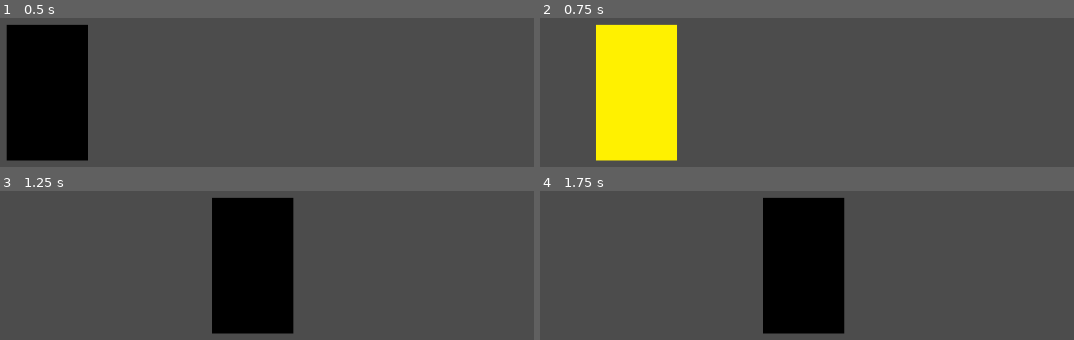
Above: before the commit, frames 1-4 (two rows, left to right).
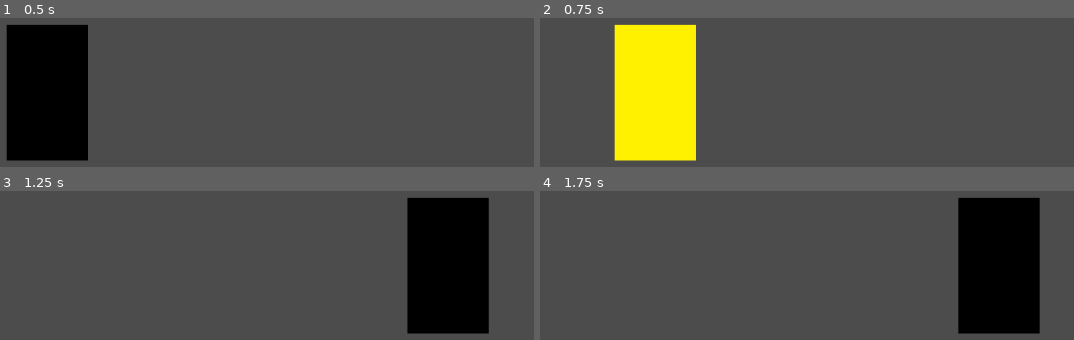
Above: after the commit, the same moments.

Repository: stany033/nature
Game: Godot game, scene res://scenes/MainGame.tscn
Two runs of this game, one before a commit and one after it. Both use one fixed random seed, a clock stepped at 60 frames per second and the inputs below.
Inputs (mouse positions are in pixels of both pictures, inside the frame that each line leads up to):
- Up to frame 1 (0.5 s): no input
- Up to frame 2 (0.75 s): tap Enter at 0.5 s; move the mouse to (849, 38) at 0.52 s; hold Right from 0.53 s (still down); tap Space (dash) at 0.6 s; click (849, 38) at 0.67 s
- Up to frame 3 (1.25 s): keep holding Right
- Up to frame 4 (1.75 s): release Right at 1.25 s; drag from (outside the picture) to (outside the picture) at 1.27 s

Frame 1 is identical in both runs. In frame 2, 6.5% of the frame differs, in the area x 10-30%, y 4-96%; in frame 3, 28%, in the area x 39-92%, y 4-96%; in frame 4, 28%.

Commit message:
Dash funcional!

Diff:
--- a/scenes/characters/Character.tscn
+++ b/scenes/characters/Character.tscn
@@ -9,6 +9,7 @@
 
 var MAX_SPEED = 400
 var ACCELERATION = 4000
+var DASH_ACCELERATION_MULT = 2.5
 var motion = Vector2.ZERO
 
 var stateMachine
@@ -54,14 +55,17 @@
 
 func apply_movement(acceleration):
 	motion += acceleration
-	motion = motion.clamped(MAX_SPEED)
+	if dashEnabled:
+		motion = motion.clamped(MAX_SPEED * DASH_ACCELERATION_MULT)
+	else:
+		motion = motion.clamped(MAX_SPEED)
 
 #
 # DASH & PARRY
 #
 
 func check_for_dash():
-	if Input.is_action_just_pressed(\"dash\"):
+	if Input.is_action_just_pressed(\"dash\") && !dashEnabled:
 		stateMachine.travel(\"dash\")
 		dashEnabled = true
 		parryEnabled = true
@@ -71,11 +75,12 @@
 
 func disableDash():
 	dashEnabled = false
+	stateMachine.travel(\"idle\")
 "
 
 [sub_resource type="CapsuleShape2D" id=1]
-radius = 24.0
-height = 56.0
+radius = 37.9997
+height = 118.001
 
 [sub_resource type="AnimationNodeAnimation" id=8]
 animation = "dash"
@@ -169,7 +174,7 @@
 texture = ExtResource( 1 )
 
 [node name="Collision" type="CollisionShape2D" parent="."]
-position = Vector2( 2, 62 )
+position = Vector2( 0, 92 )
 rotation = 1.5708
 shape = SubResource( 1 )
 
@@ -182,6 +187,7 @@
 parameters/playback = SubResource( 7 )
 
 [node name="AnimationPlayer" type="AnimationPlayer" parent="."]
+autoplay = "idle"
 anims/RESET = SubResource( 5 )
 anims/dash = SubResource( 4 )
 anims/idle = SubResource( 3 )
Not shown, added: assets/sprites/barbar/MC.png.import
Not shown, added: assets/sprites/barbar/bg.png.import
Not shown, added: assets/sprites/barbar/blue.png.import
Not shown, added: assets/sprites/barbar/red.png.import
Not shown, added: assets/sprites/barbar/yell.png.import
